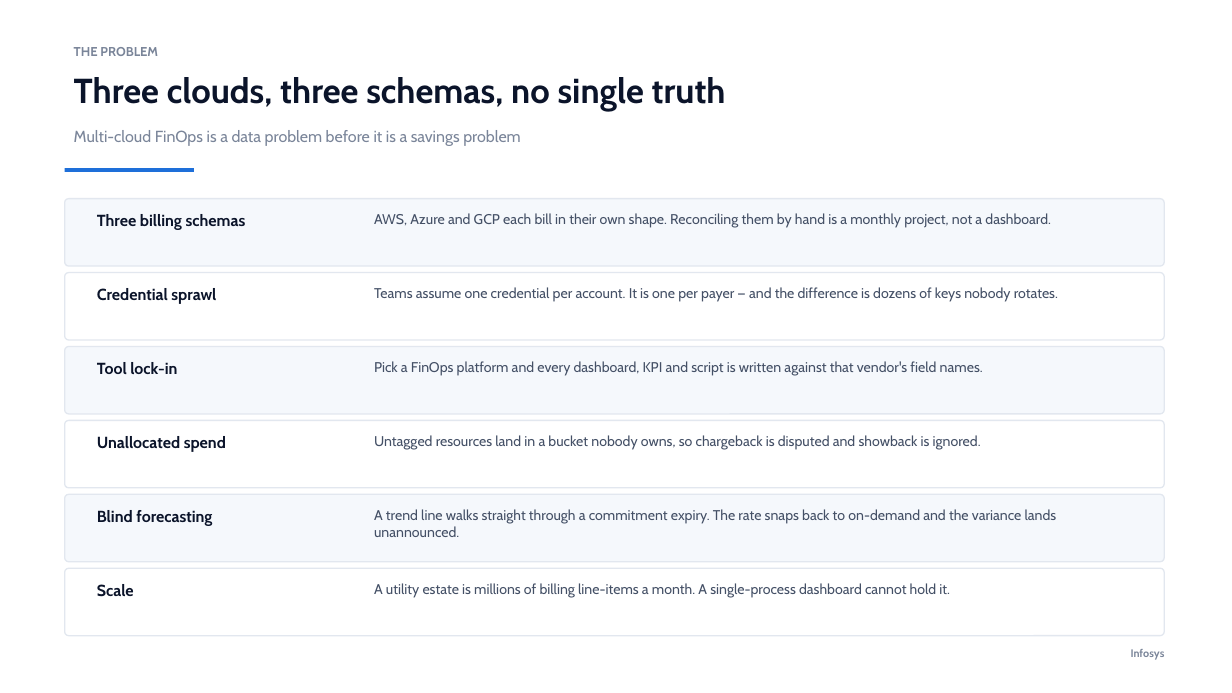
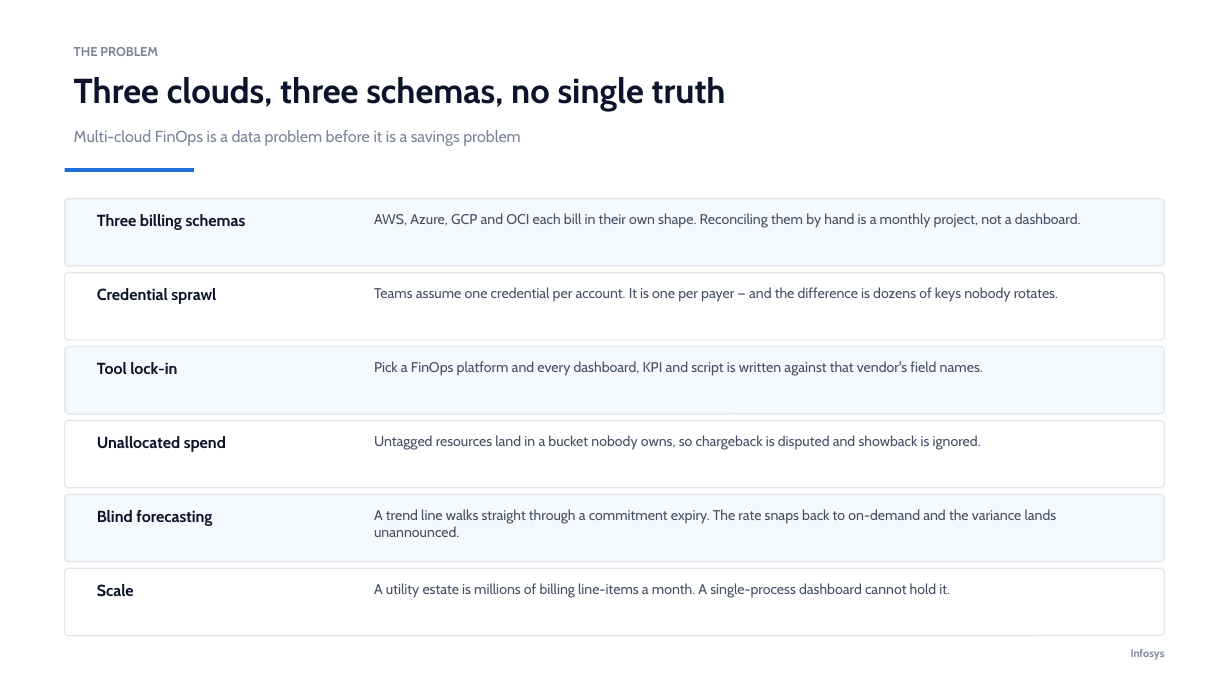
Before and after one commit to ajittgosavii/finops-gcp, a slide deck: slide 2 of Infosys_FinOps_GCP_Platform.pptx. Drawn at 1232x693 pixels with LibreOffice and Linux fonts; fonts in the diff are those of the drawing. Boxes give left, top, right and bottom in pixels: in the first picture for what was removed or moved away, otherwise in the second. Text is boxed around its words. In the diff, an @@ line names an element or a change of style, - is before the commit and + after.

```diff
--- a/Infosys_FinOps_GCP_Platform.pptx
+++ b/Infosys_FinOps_GCP_Platform.pptx
@@ text at (374, 213, 1081, 228): text changed @@
-AWS, Azure and GCP each bill in their own shape. Reconciling them by hand is a monthly project, not a dashboard.
+AWS, Azure, GCP and OCI each bill in their own shape. Reconciling them by hand is a monthly project, not a dashboard.
```
Also in this commit, not shown: 14 other slides changed, 24 other files.
